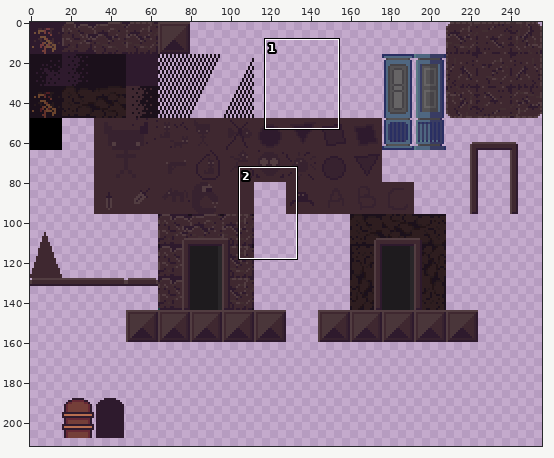
Two versions of one sprite sheet, assets/art/tileset/misc.png. Above: a wide view before the commit, with the close-up outlined.
Close-up. Before:
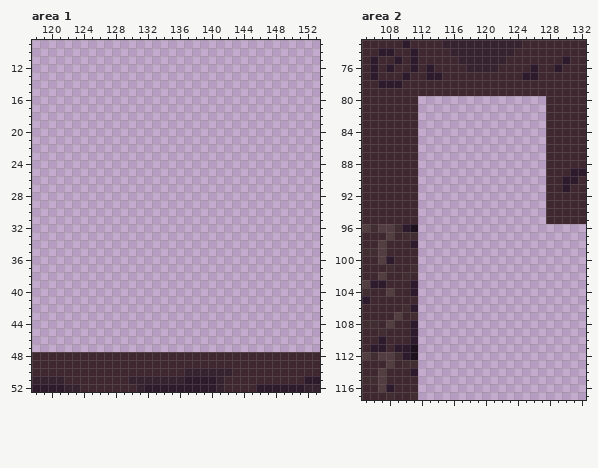
The file is 256x256 pixels. Colours within 5 levels of each other are drawn and written as one. Shown: area 1: x 118..153, y 9..52; area 2: x 105..132, y 73..117. The wide view leaves out empty margins.
And afterwards:
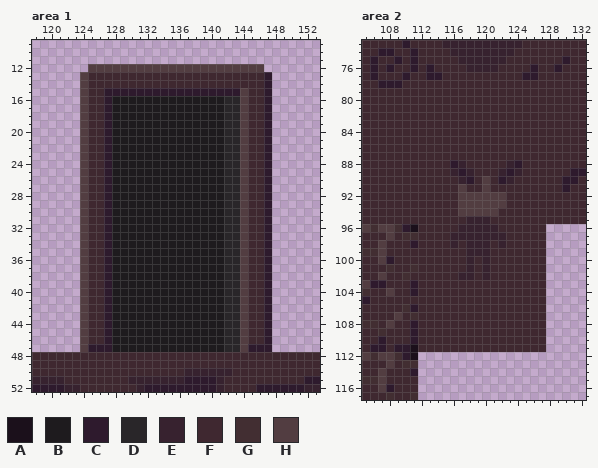
Palette (. is transparent): A #1b101b  B #1e1b1e  C #2e1a2d  D #292629  E #37222f  F #3f2830  G #422e32  H #523d41
Changes in this commit:
Area 1:
The author put colour B in rows 16 to 47 at x 128 to 141.
The author put colour C in rows 13 to 14 at x 147; in row 15 at x 127 to 143 and 147; in rows 16 to 46 at x 127 and 147; in row 47 at x 125 to 127 and 145 to 147.
The author put colour D in rows 16 to 47 at x 142 to 143.
The author put colour F in rows 13 to 14 at x 125 to 146; in rows 15 to 46 at x 125 to 126 and 145 to 146.
The author put colour H in row 12 at x 125 to 146; in rows 13 to 14 at x 124; in rows 15 to 47 at x 124 and 144.
Area 2:
The author put colour C in row 88 at x 116 and 124; in row 89 at x 117 and 123; in row 90 at x 118 and 122.
The author put colour E in row 88 at x 117 and 123; in row 89 at x 116, 118, 122 and 124; in row 90 at x 117 and 123; in row 95 at x 118 to 120; in row 96 at x 117 to 121; in row 97 at x 116 to 122.
The author put colour E in row 98 at x 116, 118 to 120 and 122; in row 99 at x 118 to 120; in rows 100 to 101 at x 118 and 120; in row 102 at x 117 to 118 and 120.
The author put colour F in rows 80 to 87 at x 112 to 127; in row 88 at x 112 to 115, 118 to 122 and 125 to 127; in row 89 at x 112 to 115, 119 to 121 and 125 to 127; in row 90 at x 112 to 116, 119, 121 and 124 to 127; in row 91 at x 112 to 116, 118 to 119 and 121 to 127; in rows 92 to 93 at x 112 to 116 and 123 to 127.
The author put colour F in row 94 at x 112 to 116 and 122 to 127; in row 95 at x 112 to 117 and 121 to 127; in row 96 at x 112 to 116 and 122 to 127; in row 97 at x 112 to 115 and 123 to 127; in row 98 at x 112 to 115, 117, 121 and 123 to 127; in row 99 at x 112 to 117 and 121 to 127.
The author put colour F in rows 100 to 101 at x 112 to 117, 119 and 121 to 127; in row 102 at x 112 to 116, 119 and 121 to 127; in rows 103 to 111 at x 112 to 127.
The author put colour H in row 90 at x 120; in row 91 at x 117 and 120; in rows 92 to 93 at x 117 to 122; in row 94 at x 117 to 121.
Where, in picture pixels (left, top, right, bottom), the same in both close-ups:
added: (80, 64, 272, 352)
added: (418, 96, 546, 352)
